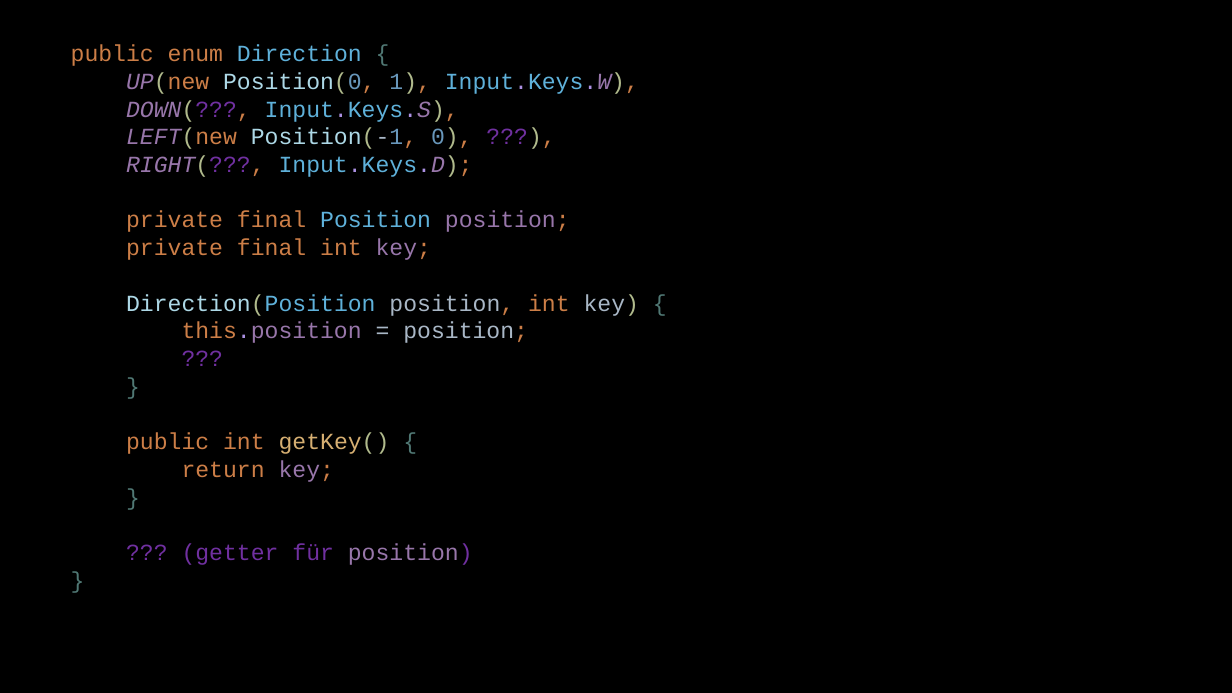
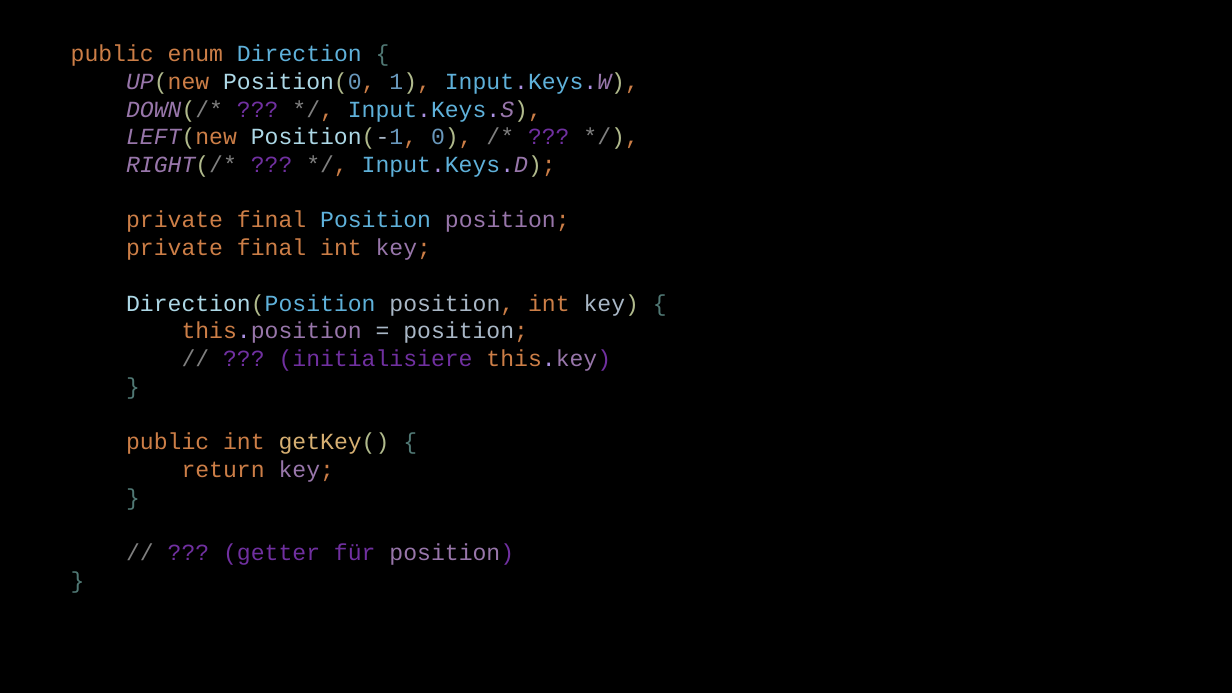
Before and after one commit to Cactusroot/Java, a slide deck: slide 3 of src/Sonstiges.pptx (slide 2 before the commit). Drawn at 1232x693 pixels with LibreOffice and Linux fonts; fonts in the diff are those of the drawing. Boxes give left, top, right and bottom in pixels: in the first picture for what was removed or moved away, otherwise in the second. Text is boxed around its words. In the diff, an @@ line names an element or a change of style, - is before the commit and + after.

```diff
--- a/src/Sonstiges.pptx
+++ b/src/Sonstiges.pptx
@@ text at box(71, 44, 639, 565): text changed @@
-public enum Direction {
-UP(new Position(0, 1), Input.Keys.W),
-DOWN(???, Input.Keys.S),
-LEFT(new Position(-1, 0), ???),
-RIGHT(???, Input.Keys.D);
-private final Position position;
-private final int key;
-Direction(Position position, int key) {
-this.position = position;
-???
-}
-public int getKey() {
-return key;
-}
-??? (getter für position)
-}
+public enum Direction {
+UP(new Position(0, 1), Input.Keys.W),
+DOWN(/* ??? */, Input.Keys.S),
+LEFT(new Position(-1, 0), /* ??? */),
+RIGHT(/* ??? */, Input.Keys.D);
+private final Position position;
+private final int key;
+Direction(Position position, int key) {
+this.position = position;
+// ??? (initialisiere this.key)
+}
+public int getKey() {
+return key;
+}
+// ??? (getter für position)
+}
```
Also in this commit, not shown: 6 other slides changed, 3 other files.
